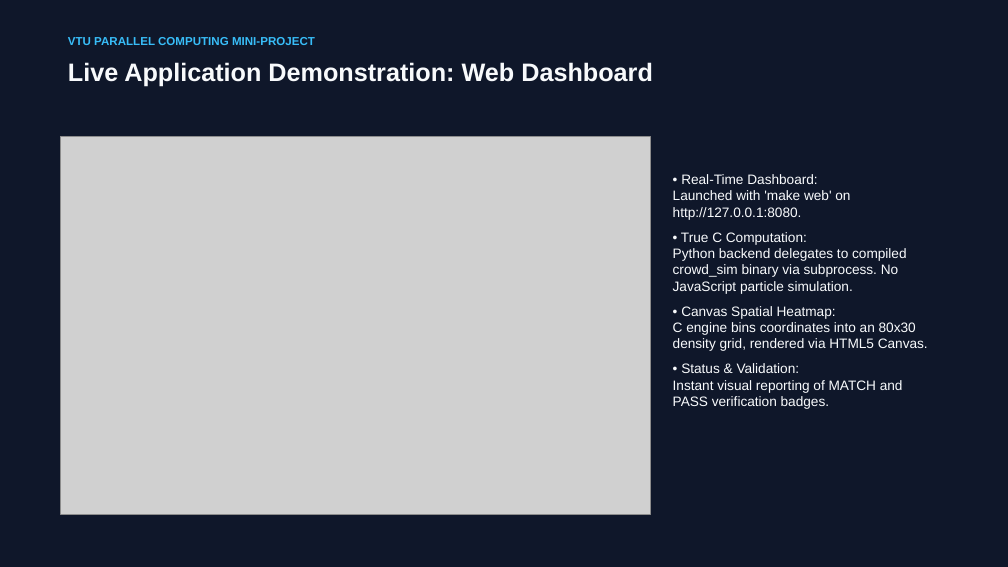
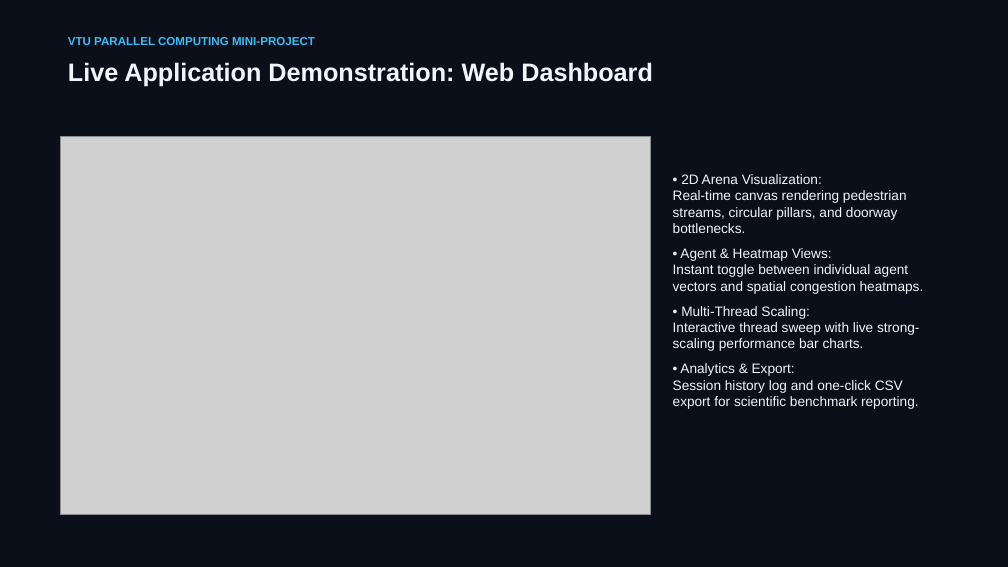
Before and after one commit to rishikeshgowdakk/PC, a slide deck: slide 12 of CrowdSim/presentation/CrowdSim_Project_Presentation.pptx. Drawn at 1008x567 pixels with LibreOffice and Linux fonts; fonts in the diff are those of the drawing; grey boxes stand for pictures. Boxes give left, top, right and bottom in pixels: in the first picture for what was removed or moved away, otherwise in the second. Text is boxed around its words. In the diff, an @@ line names an element or a change of style, - is before the commit and + after.

Commit message:
Implement obstacle avoidance and spatial grid mechanics in CrowdSim
- Added obstacle handling with circular and AABB (axis-aligned bounding box) types.
- Implemented obstacle initialization based on different scenarios (pillars and bottlenecks).
- Developed functions for computing repulsive forces from obstacles and resolving agent penetration.
- Introduced a spatial grid for efficient neighbor querying, reducing computational complexity.
- Created tests for agent initialization, goal steering, obstacle mechanics, spatial grid vs brute force, and sequential vs parallel simulation equivalence.
- Ensured that the simulation maintains physical invariants and validates results across different configurations.

```diff
--- a/CrowdSim/presentation/CrowdSim_Project_Presentation.pptx
+++ b/CrowdSim/presentation/CrowdSim_Project_Presentation.pptx
@@ background #0F172A to #0B0F19 @@
@@ text "Live Application Demonstration: Web Dashboard" at (68,62,653,87): text colour #F8FAFC to #F1F5F9 @@
@@ text at (673,174,924,409): text changed; text colour #F8FAFC to #F1F5F9 @@
-• Real-Time Dashboard:
-Launched with 'make web' on http://127.0.0.1:8080.
-• True C Computation:
-Python backend delegates to compiled crowd_sim binary via subprocess. No JavaScript particle simulation.
-• Canvas Spatial Heatmap:
-C engine bins coordinates into an 80x30 density grid, rendered via HTML5 Canvas.
-• Status & Validation:
-Instant visual reporting of MATCH and PASS verification badges.
+• 2D Arena Visualization:
+Real-time canvas rendering pedestrian streams, circular pillars, and doorway bottlenecks.
+• Agent & Heatmap Views:
+Instant toggle between individual agent vectors and spatial congestion heatmaps.
+• Multi-Thread Scaling:
+Interactive thread sweep with live strong-scaling performance bar charts.
+• Analytics & Export:
+Session history log and one-click CSV export for scientific benchmark reporting.
```
Also in this commit, not shown: 10 other slides changed, 4 slides added, 4 slides removed, 37 other files.
